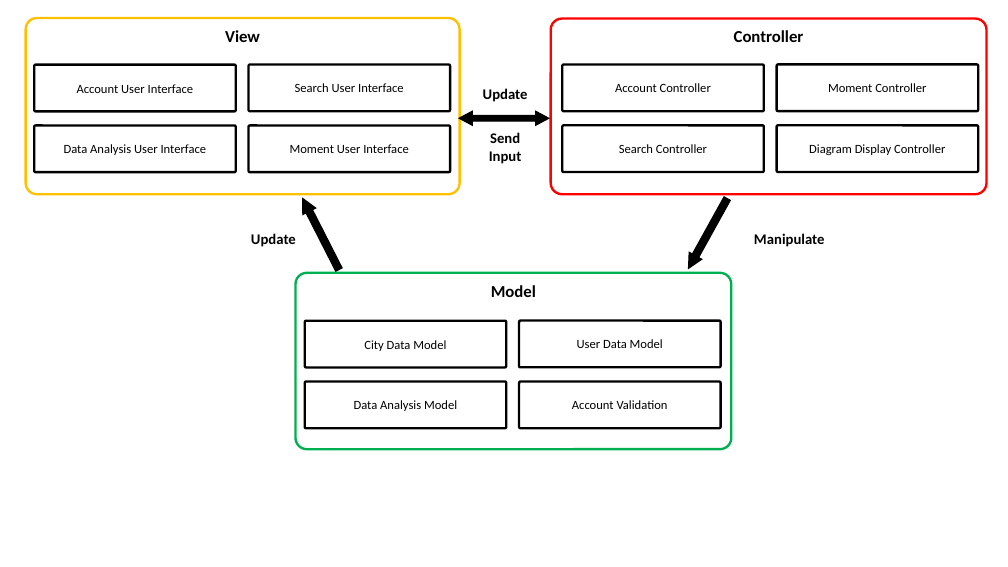
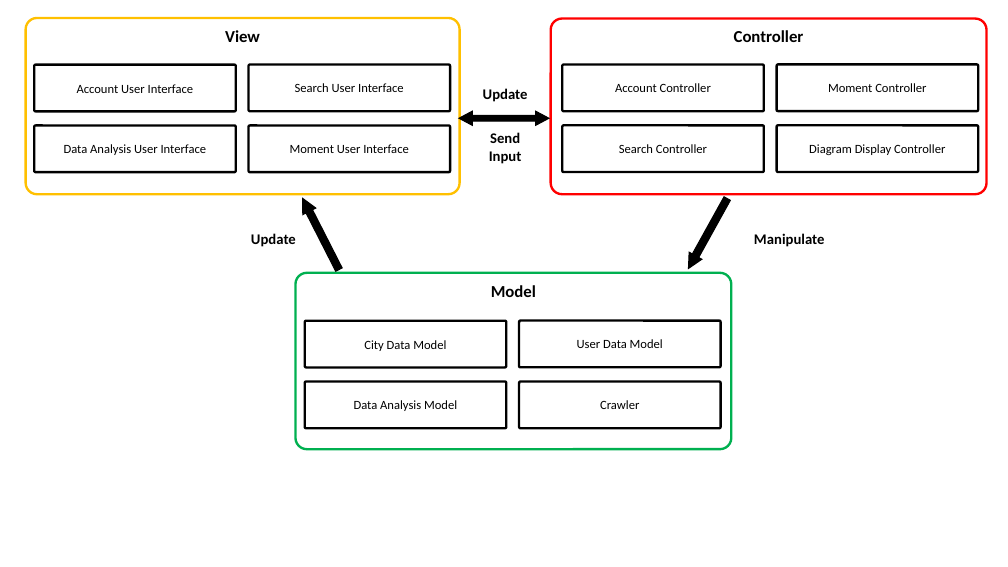
Before and after one commit to Software-Engineering-Seven-Group/ICDESystem, a slide deck: slide 3 of report_project/Delivery3/Report Graph.pptx. Drawn at 1008x567 pixels with LibreOffice and Linux fonts; fonts in the diff are those of the drawing. Boxes give left, top, right and bottom in pixels: in the first picture for what was removed or moved away, otherwise in the second. Text is boxed around its words. In the diff, an @@ line names an element or a change of style, - is before the commit and + after.

```diff
--- a/report_project/Delivery3/Report Graph.pptx
+++ b/report_project/Delivery3/Report Graph.pptx
@@ text in rounded rectangle at (600, 400, 639, 409): text changed @@
-Account Validation
+Crawler
```
Also in this commit, not shown: 1 other slide changed, 5 other files.
